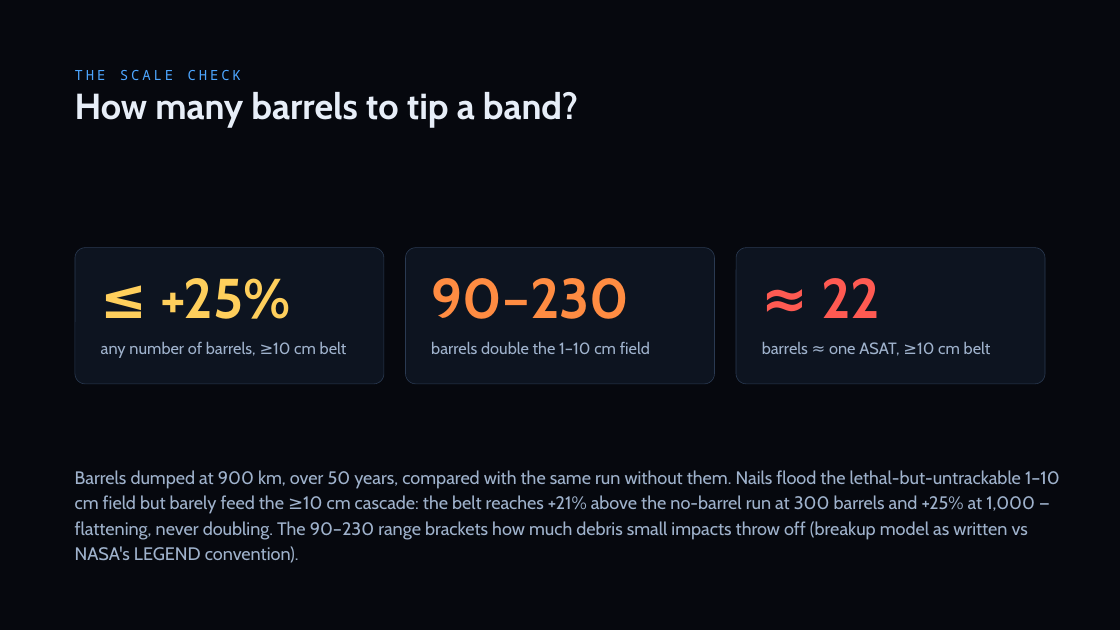
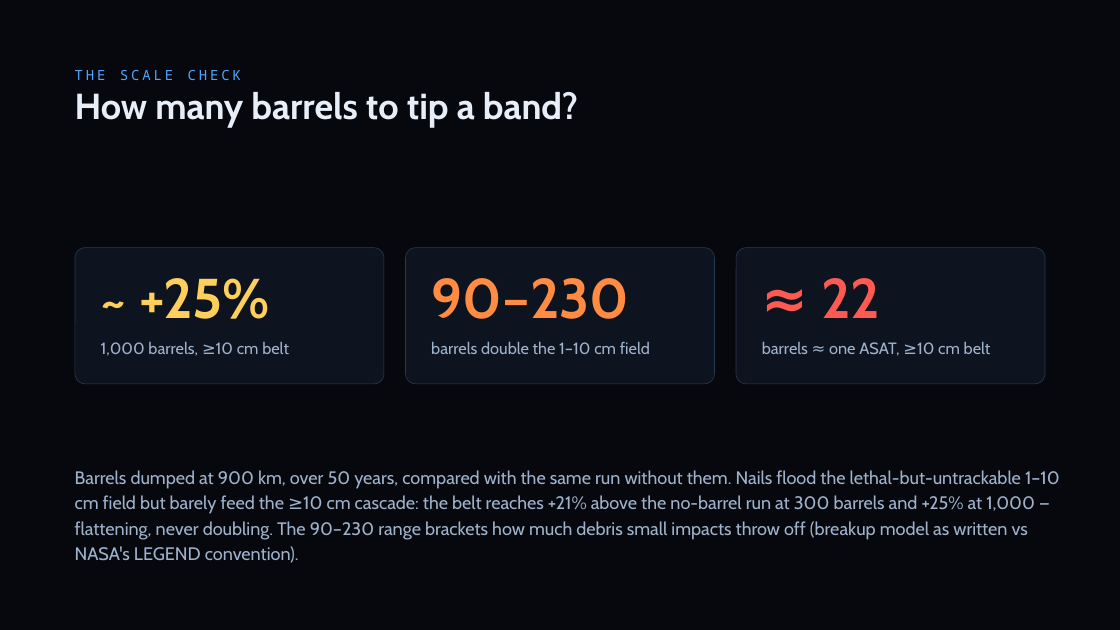
Before and after one commit to TimKadyrov/DebrisCascade, a slide deck: slide 11 of Barrel of Nails — Kessler Study.pptx. Drawn at 1120x630 pixels with LibreOffice and Linux fonts; fonts in the diff are those of the drawing. Boxes give left, top, right and bottom in pixels: in the first picture for what was removed or moved away, otherwise in the second. Text is boxed around its words. In the diff, an @@ line names an element or a change of style, - is before the commit and + after.

```diff
--- a/Barrel of Nails — Kessler Study.pptx
+++ b/Barrel of Nails — Kessler Study.pptx
@@ text at (x1=139, y1=278, x2=270, y2=319): text changed @@
-≤ +25%
+~ +25%
@@ text at (x1=101, y1=341, x2=289, y2=356): text changed @@
-any number of barrels, ≥10 cm belt
+1,000 barrels, ≥10 cm belt
```
Also in this commit, not shown: 12 other slides changed, 23 other files.
